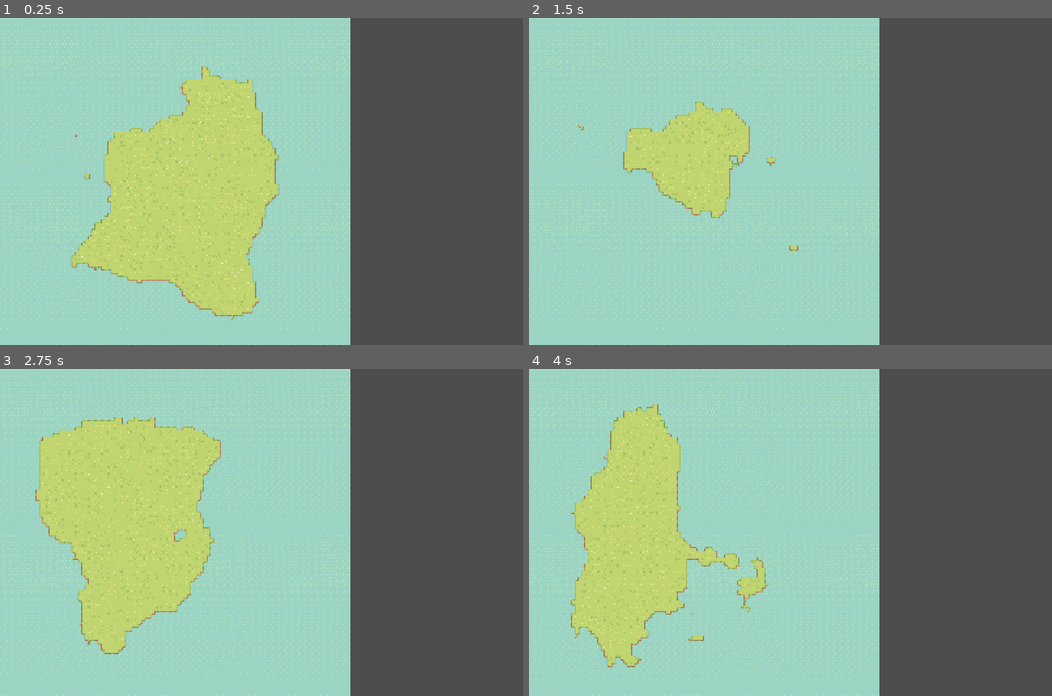
Above: before the commit, frames 1-4 (two rows, left to right).
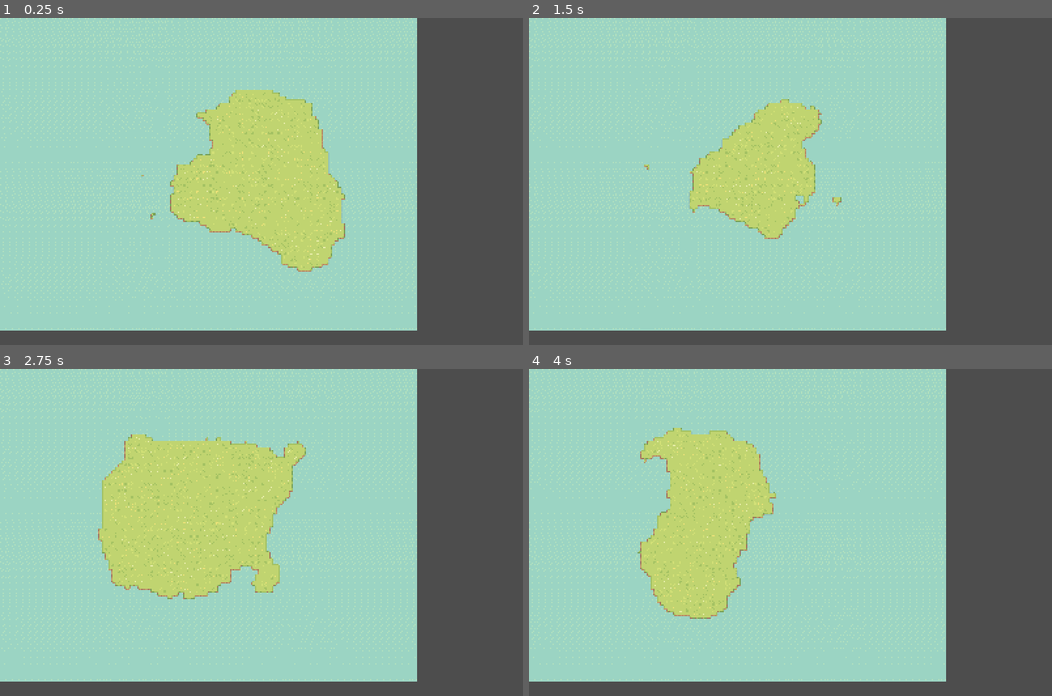
Above: after the commit, the same moments.

Repository: jhaakma/island-generator
Game: Godot game, scene res://Scenes/Main/Main.tscn
Two runs of this game, one before a commit and one after it. Both use one fixed random seed, a clock stepped at 60 frames per second and the inputs below.
Inputs (mouse positions are in pixels of both pictures, inside the frame that each line leads up to):
- Up to frame 1 (0.25 s): no input
- Up to frame 2 (1.5 s): tap Enter (ui_accept) at 0.5, 1.35 s; move the mouse to (905, 165) at 0.52 s; hold Enter (ui_accept) 0.53-1.28 s; click (905, 165) at 0.67 s; move the mouse to (685, 197) at 1.27 s; click (685, 197) at 1.42 s
- Up to frame 3 (2.75 s): tap Enter (ui_accept) at 1.52, 1.82 s; move the mouse to (313, 460) at 2.02 s; hold Enter (ui_accept) from 2.03 s (still down); click (313, 460) at 2.17 s
- Up to frame 4 (4 s): move the mouse to (764, 597) at 2.77 s; release Enter (ui_accept) at 2.78 s; tap Enter (ui_accept) at 2.85, 3.02, 3.32 s; click (764, 597) at 2.92 s; move the mouse to (947, 581) at 3.52 s; hold Enter (ui_accept) from 3.53 s (still down); click (947, 581) at 3.67 s

The runs differ from the first frame. In frame 1, 35% of the frame differs, in the area x 0-80%, y 0-100%; in frame 2, 24%; in frame 3, 31%; in frame 4, 33%.

Commit message:
refactor to simply island_size determination

Diff:
--- a/IslandGeneration/HeightMap.gd
+++ b/IslandGeneration/HeightMap.gd
@@ -16,7 +16,6 @@
 func _value_to_height(value: float) -> float:
     # Assuming value is normalized between 0.0 and 1.0
     return remap(value, 0.0, 1.0, -1.0, 1.0)
-
 
 func get_height(x: int, y: int) -> float:
     var color = _image.get_pixel(x, y)
@@ -55,3 +54,6 @@
 
 func get_image() -> Image:
     return _image
+
+func get_size() -> Vector2i:
+    return _image.get_size()
--- a/IslandGeneration/Modifiers/RiverModifier.gd
+++ b/IslandGeneration/Modifiers/RiverModifier.gd
@@ -41,8 +41,8 @@
             flow_field[x].append(lowest)
     return flow_field
 
-func _generate_river(generator: IslandGenerator, heightmap: HeightMap, heights: Array, flow_field: Array, visited: Array) -> void:
-    var size := generator.get_island_size()
+func _generate_river(_generator: IslandGenerator, heightmap: HeightMap, heights: Array, flow_field: Array, visited: Array) -> void:
+    var size := heightmap.get_size()
     var start_pos := Vector2i.ZERO
     var found := false
 
@@ -102,7 +102,7 @@
             break
 
 func apply(generator: IslandGenerator, heightmap: HeightMap) -> void:
-    var size := generator.get_island_size()
+    var size := heightmap.get_size()
     var heights = _cache_heightmap(heightmap, size)
     var flow_field = _compute_flow_field(heights, size)
     # Track visited cells to avoid overlapping rivers
--- a/IslandGeneration/Render/tile_map_island_renderer.gd
+++ b/IslandGeneration/Render/tile_map_island_renderer.gd
@@ -12,15 +12,14 @@
 @export var land_layer: TileMapLayer
 
 
-func generate_island(height_map: HeightMap, generator: IslandGenerator) -> void:
-    if height_map == null or generator == null:
+func generate_island(height_map: HeightMap, _generator: IslandGenerator) -> void:
+    if height_map == null:
         push_error("TileMapIslandRenderer requires valid HeightMap and IslandGenerator")
         return
     ocean_layer.clear()
     land_layer.clear()
 
-
-    var size: Vector2i = generator.get_island_size()
+    var size: Vector2i = height_map.get_size()
     var ocean_cells: Array[Vector2i] = []
     var land_cells: Array[Vector2i] = []
     var forest_cells: Array[Vector2i] = []
--- a/IslandGeneration/heightmap_generator.gd
+++ b/IslandGeneration/heightmap_generator.gd
@@ -1,14 +1,13 @@
 extends Resource
 class_name HeightmapGenerator
 
-@export var island_size: Vector2i = Vector2i(256, 256)
 @export var starting_seed: int = -1
 @export var center_bias: float = 3.0
 @export var height_adjustment: float = 0.0
 @export var height_multiplier: float = 1.0
 @export var noise_passes: Array[NoisePass] = []
 
-func generate_heightmap() -> HeightMap:
+func generate_heightmap(size: Vector2i) -> HeightMap:
 
     var _seed = starting_seed
     if starting_seed == -1:
@@ -16,8 +15,8 @@
 
     for noise_pass in noise_passes:
         noise_pass.init(_seed)
-    var img := Image.create(island_size.x, island_size.y, false, Image.FORMAT_RGBAF)
-    var center := island_size / 2
+    var img := Image.create(size.x, size.y, false, Image.FORMAT_RGBAF)
+    var center := size / 2
     var max_x = center.x
     var max_y = center.y
 
@@ -28,9 +27,9 @@
     var heights = []
 
     # First pass: calculate raw heights and track min/max
-    for y in island_size.y:
+    for y in size.y:
         heights.append([])
-        for x in island_size.x:
+        for x in size.x:
             var pos = Vector2i(x, y)
             var dx = abs(pos.x - center.x) / float(max_x) if max_x > 0 else 0
             var dy = abs(pos.y - center.y) / float(max_y) if max_y > 0 else 0
@@ -48,8 +47,8 @@
             max_h = max(max_h, h)
 
     # Second pass: remap and apply island mask for smooth transition to -1.0 at edges
-    for y in island_size.y:
-        for x in island_size.x:
+    for y in size.y:
+        for x in size.x:
             var h = heights[y][x]["h"]
             var nd = heights[y][x]["nd"]
             if max_h != min_h:
--- a/IslandGeneration/island_generator.gd
+++ b/IslandGeneration/island_generator.gd
@@ -7,19 +7,15 @@
 @export var biomes: Array[Biome] =  []
 @export var modifiers: Array[MapModifier] = []
 
-func get_island_size() -> Vector2i:
-    return heightmap_generator.island_size
-
-func generate_map() -> HeightMap:
+func generate_map(island_size) -> HeightMap:
     if heightmap_generator == null:
         push_error("IslandGenerator requires a HeightmapGenerator")
         return null
 
-    var heightmap := heightmap_generator.generate_heightmap()
-    var size := heightmap_generator.island_size
+    var heightmap := heightmap_generator.generate_heightmap(island_size)
 
-    for y in size.y:
-        for x in size.x:
+    for y in island_size.y:
+        for x in island_size.x:
             var height = heightmap.get_height(x, y)
             var biome_index := 0
             for i in biomes.size():
--- a/Scenes/Main/Main.tscn
+++ b/Scenes/Main/Main.tscn
@@ -22,7 +22,6 @@
 
 [sub_resource type="Resource" id="Resource_xd21n"]
 script = ExtResource("6_hmap")
-island_size = Vector2i(64, 64)
 starting_seed = -1
 center_bias = 0.0
 height_adjustment = 3.0
@@ -51,7 +50,7 @@
 script = ExtResource("1_qtv3y")
 island_renderer = NodePath("TileMapIslandRenderer")
 island_generator = SubResource("Resource_iwp64")
-island_size = Vector2i(128, 128)
+island_size = Vector2i(128, 96)
 
 [node name="PixelIslandRenderer" parent="." instance=ExtResource("2_cmk6n")]
 
@@ -61,12 +60,12 @@
 land_layer = NodePath("LandLayer")
 
 [node name="OceanLayer" type="TileMapLayer" parent="TileMapIslandRenderer"]
-position = Vector2(-4030, -2500)
+position = Vector2(-5, -5)
 scale = Vector2(2.5, 2.5)
 tile_set = ExtResource("20_udh0u")
 
 [node name="LandLayer" type="TileMapLayer" parent="TileMapIslandRenderer"]
-position = Vector2(-4030, -2500)
+position = Vector2(-5, -5)
 scale = Vector2(2.5, 2.5)
 tile_set = ExtResource("20_udh0u")
 
@@ -77,4 +76,6 @@
 
 [node name="Camera2D" type="Camera2D" parent="."]
 position = Vector2(-2, 0)
+scale = Vector2(1, 1)
+anchor_mode = 0
 zoom = Vector2(1.245, 1.245)
--- a/Scenes/Main/main.gd
+++ b/Scenes/Main/main.gd
@@ -8,10 +8,8 @@
 @export var island_size: Vector2i = Vector2i(256, 256)
 
 func _ready():
-    island_generator.heightmap_generator.island_size = island_size
-
     # Generate the island map data
-    var height_map: = island_generator.generate_map()
+    var height_map: = island_generator.generate_map(island_size)
 
     # Start the island generation process
     island_renderer.generate_island(height_map, island_generator)
@@ -31,6 +29,6 @@
 func _input(event):
     if event.is_action_pressed("ui_accept"):
         print("Regenerating island...")
-        var height_map: HeightMap = island_generator.generate_map()
+        var height_map: HeightMap = island_generator.generate_map(island_size)
         island_renderer.generate_island(height_map, island_generator)
         set_debug_sprite_texture(height_map)
